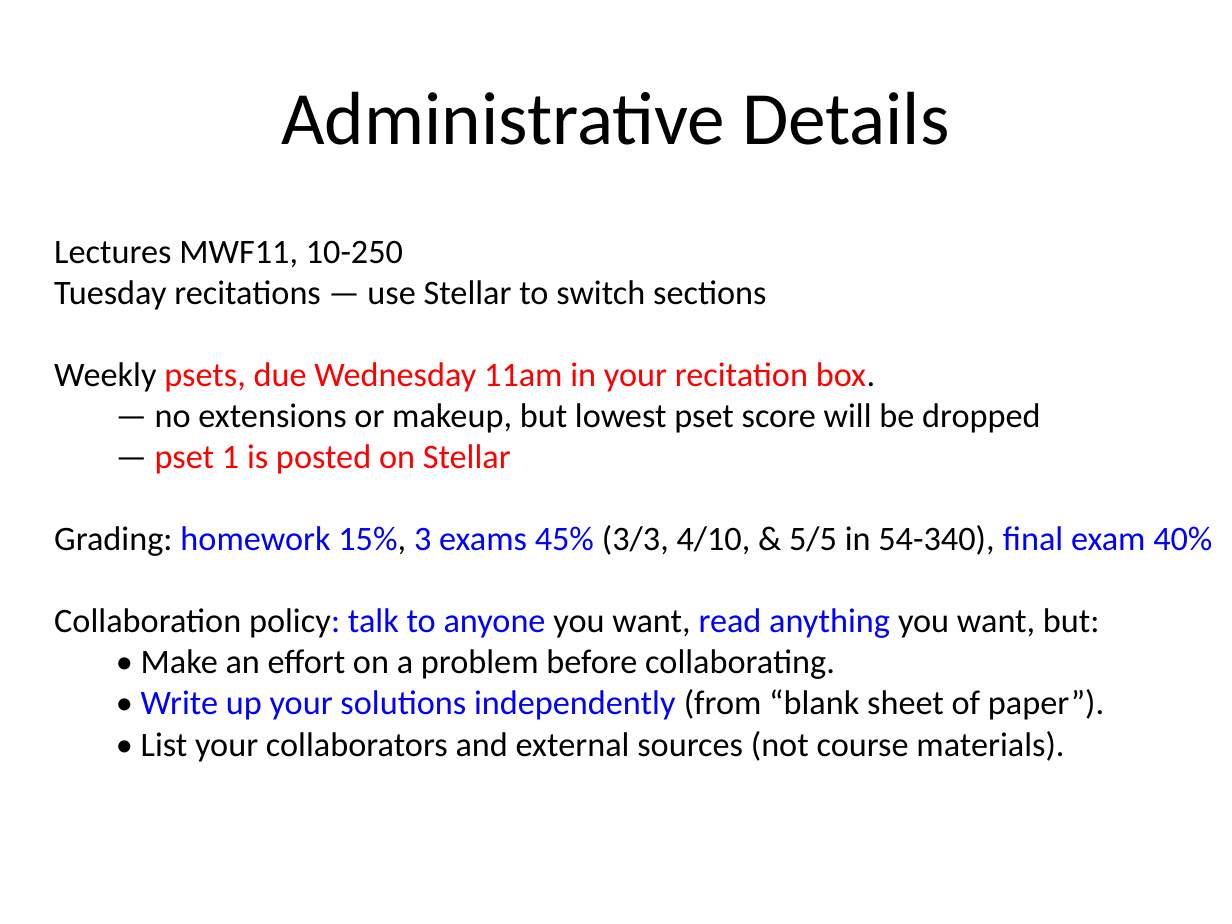
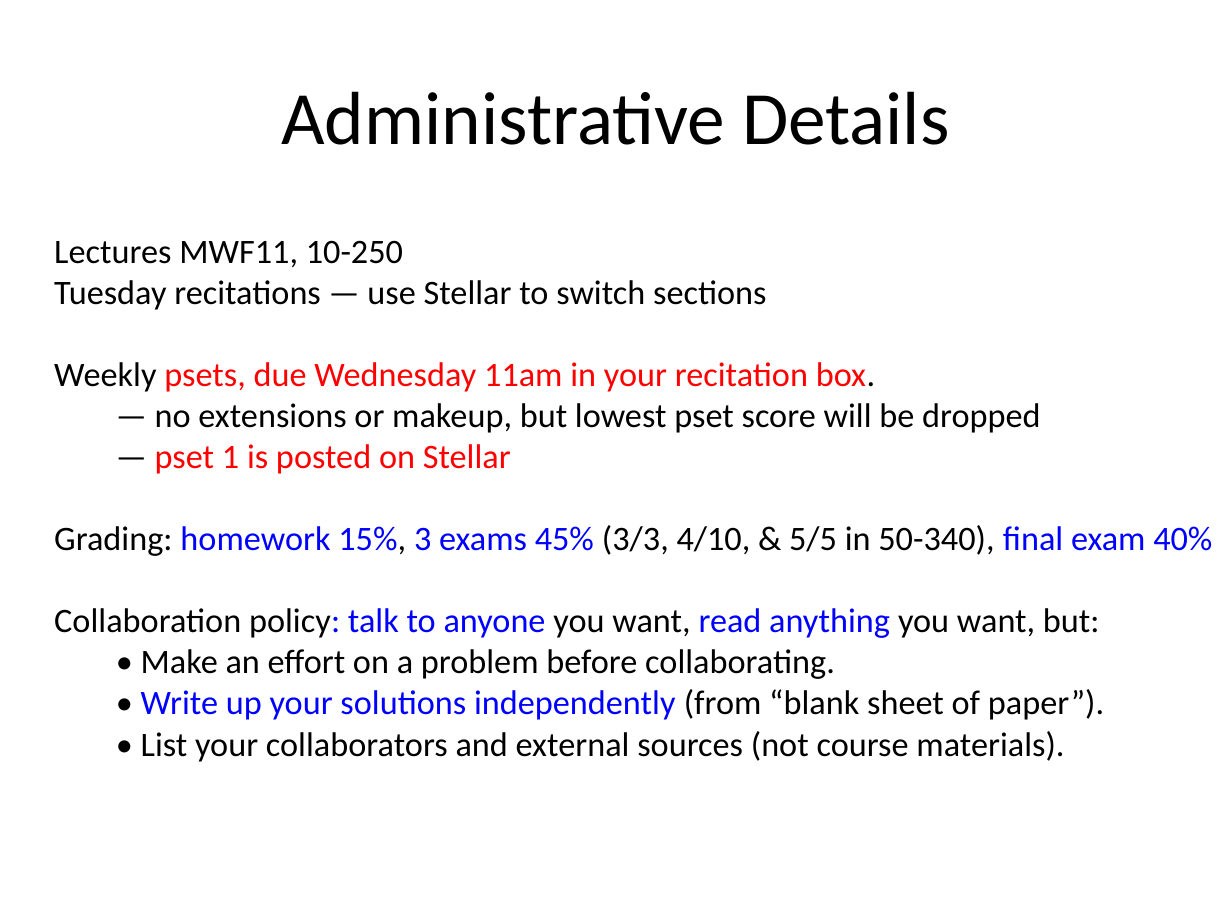
Before and after one commit to mitmath/1806, a slide deck: slide 3 of lectures/lecture1/overview.pptx. Drawn at 1232x924 pixels with LibreOffice and Linux fonts; fonts in the diff are those of the drawing. Boxes give left, top, right and bottom in pixels: in the first picture for what was removed or moved away, otherwise in the second. Text is boxed around its words. In the diff, an @@ line names an element or a change of style, - is before the commit and + after.

Commit message:
correct typo in exam location

```diff
--- a/lectures/lecture1/overview.pptx
+++ b/lectures/lecture1/overview.pptx
@@ text at [54, 525, 1212, 556]: text changed @@
-Grading: homework 15%, 3 exams 45% (3/3, 4/10, & 5/5 in 54-340), final exam 40%
+Grading: homework 15%, 3 exams 45% (3/3, 4/10, & 5/5 in 50-340), final exam 40%
```
Also in this commit, not shown: 1 other file.
